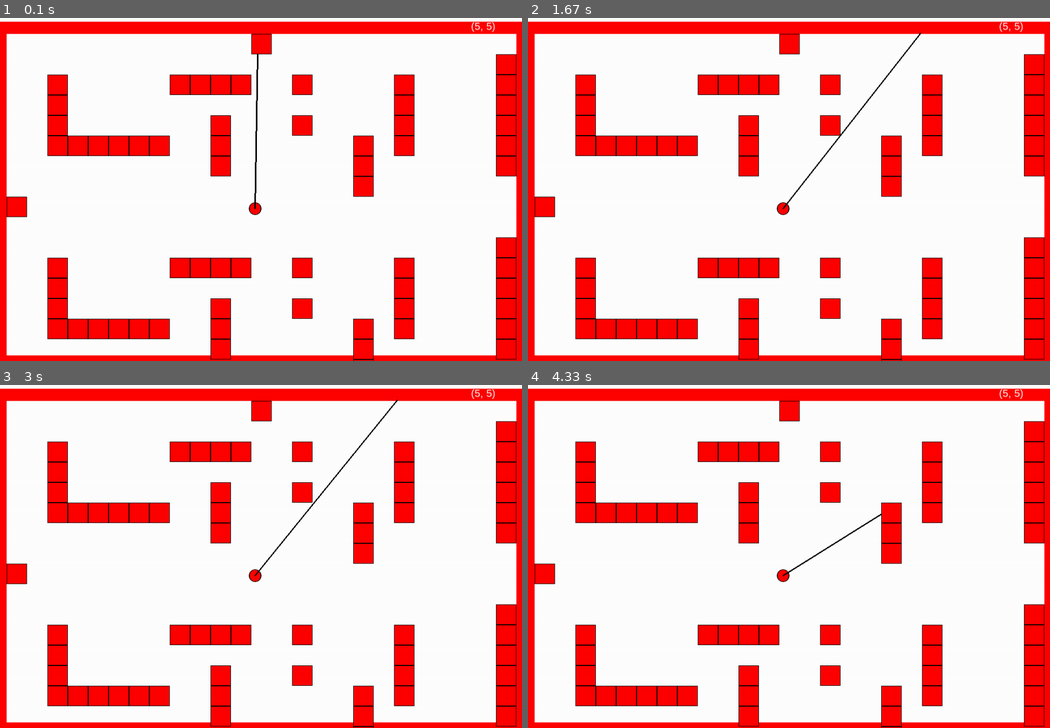
Above: before the commit, frames 1-4 (two rows, left to right).
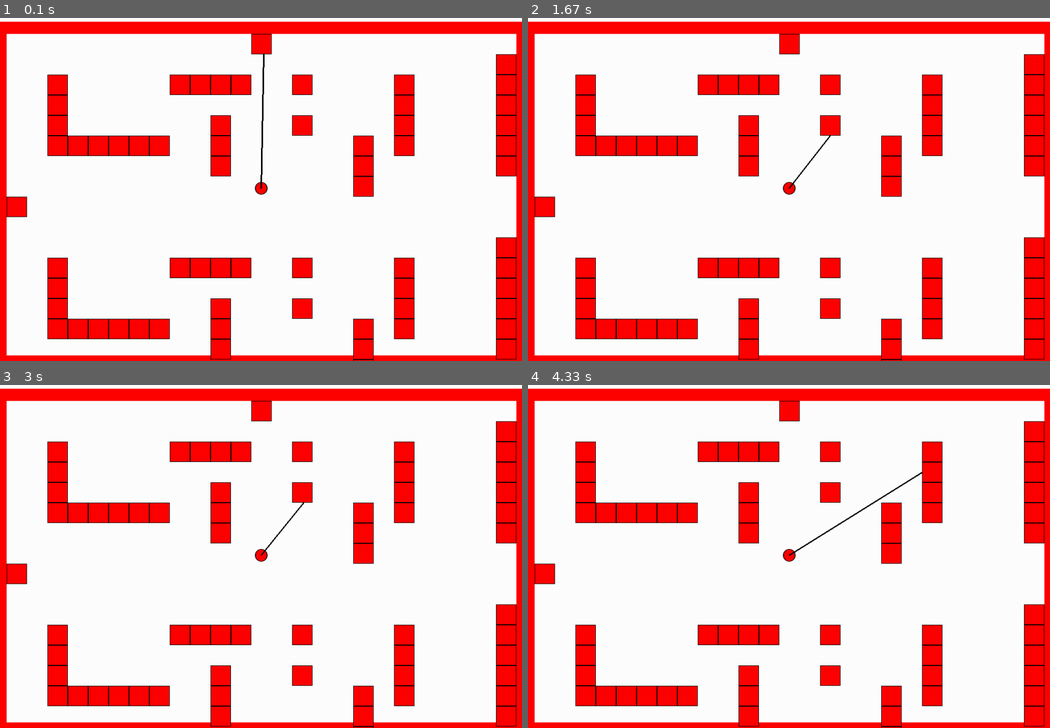
Above: after the commit, the same moments.

Repository: jonalfarlinga/lazars
Game: pygame game, started from lazars_main.py
Two runs of this game, one before a commit and one after it. Both use one fixed random seed, a clock stepped at 60 frames per second and the inputs below.
Inputs:
- Up to frame 1 (0.1 s): no input
- Up to frame 2 (1.67 s): hold Right 0.33-0.8 s; hold Right 0.83-1.3 s; hold Left from 1.33 s (still down)
- Up to frame 3 (3 s): release Left at 1.87 s; hold Left 1.9-2.3 s; hold Right 2.33-2.97 s
- Up to frame 4 (4.33 s): hold Left 3-3.47 s; hold Right 3.5-3.97 s; hold Right from 4 s (still down)

The runs differ from the first frame. In frame 1, 0.5% of the frame differs, in the area x 47-95%, y 1-58%; in frame 2, 0.5%; in frame 3, 0.5%; in frame 4, 0.5%.

Commit message:
refactoring

Diff:
--- a/lazars_main.py
+++ b/lazars_main.py
@@ -1,8 +1,7 @@
-# import the pygame module, so you can use it
 import pygame
 import sys
 import os
-from debug_me import debug
+# from debug_me import debug
 import maps
 from constants import *
 from vector_math import calculate_line
@@ -21,21 +20,25 @@
 font = pygame.font.SysFont("Arial", 20)
 
 
-
 '''
 create classes
 '''
-
-
 class Player(pygame.sprite.Sprite):
     def __init__(self):
         super().__init__()
         self.image = pygame.image.load(os.path.join("assets", "player.png"))
         self.rect = self.image.get_rect()
         self.rect.center = (SCREEN_WIDTH//2, SCREEN_HEIGHT//2)
-        self.direction = 271  # facing in degrees
+        self.direction = 271  # player facing in degrees
 
     def blit_sprite(self, surface):
+        surface.blit(
+            source=self.image,
+            dest=(self.rect.centerx-self.image.get_size()[0]//2,
+                  self.rect.centery-self.image.get_size()[1]//2)
+        )
+
+    def move(self, rects):
         keys = pygame.key.get_pressed()
         if keys[pygame.K_LEFT]:
             self.direction -= 1
@@ -47,14 +50,6 @@
             print(self.direction)
             if self.direction > 359:
                 self.direction = 0
-        surface.blit(
-            source=self.image,
-            dest=(self.rect.centerx-self.image.get_size()[0]//2,
-                  self.rect.centery-self.image.get_size()[1]//2)
-        )
-
-    def move(self, rects):
-        keys = pygame.key.get_pressed()
         rect_cols = self.rect.collidelistall(rects)
         if keys[pygame.K_w]:
             for i in rect_cols:
@@ -112,34 +107,14 @@
 '''
 # create a surface on screen and initialize entities
 screen = pygame.display.set_mode((SCREEN_WIDTH, SCREEN_HEIGHT))
-borders = [
-    pygame.draw.rect(
-        screen,
-        WHITE,
-        pygame.Rect(0, 0, SCREEN_WIDTH, TOP_PAD+BORDER_WIDTH)
-    ),
-    pygame.draw.rect(
-        screen,
-        WHITE,
-        pygame.Rect(0,0, BORDER_WIDTH, SCREEN_HEIGHT)
-    ),
-    pygame.draw.rect(
-        screen,
-        WHITE,
-        pygame.Rect(0, SCREEN_HEIGHT-BORDER_WIDTH, SCREEN_WIDTH, BORDER_WIDTH)
-    ),
-    pygame.draw.rect(
-        screen,
-        WHITE,
-        pygame.Rect(SCREEN_WIDTH-BORDER_WIDTH, 0, BORDER_WIDTH, SCREEN_HEIGHT)
-    )
-]
+borders = maps.build_borders(screen)
+
 walls = pygame.sprite.Group()
 for wall in maps.testmap():
     walls.add(wall)
 
 player = Player()
-player.rect.center = (500, 380)
+player.rect.center = (SCREEN_WIDTH//2, SCREEN_HEIGHT//2)
 
 FramesPerSecond = pygame.time.Clock()
 
@@ -159,9 +134,9 @@
             else:
                 rects.append(block)
 
-        debug(pygame.mouse.get_pos(), screen, rects)
+        # debug(pygame.mouse.get_pos(), screen, rects)  # debug functions
+        player.move(rects)
         player.blit_sprite(screen)
-        player.move(rects)
         player.laser(screen, rects)
         # event handling, gets all event from the event queue
         for event in pygame.event.get():
@@ -170,7 +145,7 @@
                 # change the value to False, to exit the main loop
                 pygame.quit()
                 sys.exit()
-        pygame.time.delay(10)
+        pygame.time.delay(1)
         FramesPerSecond.tick(FPS)
         pygame.display.update()
 
--- a/maps.py
+++ b/maps.py
@@ -37,6 +37,94 @@
         y += WALL_SIZE
     return walls
 
+
+def build_borders(screen):
+    """
+    borders = [
+        pygame.draw.rect(
+            screen,
+            WHITE,
+            pygame.Rect(0, 0, SCREEN_WIDTH, TOP_PAD+BORDER_WIDTH)
+        ),
+        pygame.draw.rect(
+            screen,
+            WHITE,
+            pygame.Rect(0,0, BORDER_WIDTH, SCREEN_HEIGHT)
+        ),
+        pygame.draw.rect(
+            screen,
+            WHITE,
+            pygame.Rect(0, SCREEN_HEIGHT-BORDER_WIDTH,
+                        SCREEN_WIDTH, BORDER_WIDTH)
+        ),
+        pygame.draw.rect(
+            screen,
+            WHITE,
+            pygame.Rect(SCREEN_WIDTH-BORDER_WIDTH, 0,
+                        BORDER_WIDTH, SCREEN_HEIGHT)
+        ),
+        pygame.draw.rect(
+            screen,
+            WHITE,
+            pygame.Rect(0, 0, BORDER_WIDTH, BORDER_WIDTH+TOP_PAD)
+        ),
+        pygame.draw.rect(
+            screen,
+            WHITE,
+            pygame.Rect(SCREEN_WIDTH-BORDER_WIDTH, 0,
+                        BORDER_WIDTH, BORDER_WIDTH+TOP_PAD)
+        ),
+        pygame.draw.rect(
+            screen,
+            WHITE,
+            pygame.Rect(0, SCREEN_HEIGHT-BORDER_WIDTH,
+                        BORDER_WIDTH, BORDER_WIDTH)
+        ),
+        pygame.draw.rect(
+            screen,
+            WHITE,
+            pygame.Rect(SCREEN_WIDTH-BORDER_WIDTH, SCREEN_HEIGHT-BORDER_WIDTH,
+                        BORDER_WIDTH, BORDER_WIDTH)
+        )
+    ] """
+    borders = []
+    x = 0
+    while x < SCREEN_WIDTH:
+        borders.append(
+            pygame.draw.rect(
+                screen,
+                WHITE,
+                pygame.Rect(x, 0, BORDER_WIDTH, BORDER_WIDTH+TOP_PAD)
+            ),
+        )
+        borders.append(
+            pygame.draw.rect(
+                screen,
+                WHITE,
+                pygame.Rect(x, SCREEN_HEIGHT-BORDER_WIDTH,
+                            BORDER_WIDTH, BORDER_WIDTH)
+            )
+        )
+        x += BORDER_WIDTH
+    y = TOP_PAD
+    while y < SCREEN_HEIGHT:
+        borders.append(
+            pygame.draw.rect(
+                screen,
+                WHITE,
+                pygame.Rect(0, y, BORDER_WIDTH, BORDER_WIDTH)
+            )
+        )
+        borders.append(
+            pygame.draw.rect(
+                screen,
+                WHITE,
+                pygame.Rect(SCREEN_WIDTH-BORDER_WIDTH, y,
+                            BORDER_WIDTH, BORDER_WIDTH)
+            )
+        )
+        y += BORDER_WIDTH
+    return borders
 
 def testmap2():
     '''
--- a/vector_math.py
+++ b/vector_math.py
@@ -44,7 +44,7 @@
     while source:
         bounce = None
         uv = deg_to_vector(deg)
-        if deg > 315 or deg < 45:
+        if 45 > deg or deg > 315:
             for x2 in range(source[0]+1, SCREEN_WIDTH):
                 y2 = round(
                     linear_eq(source, x2, uv)
